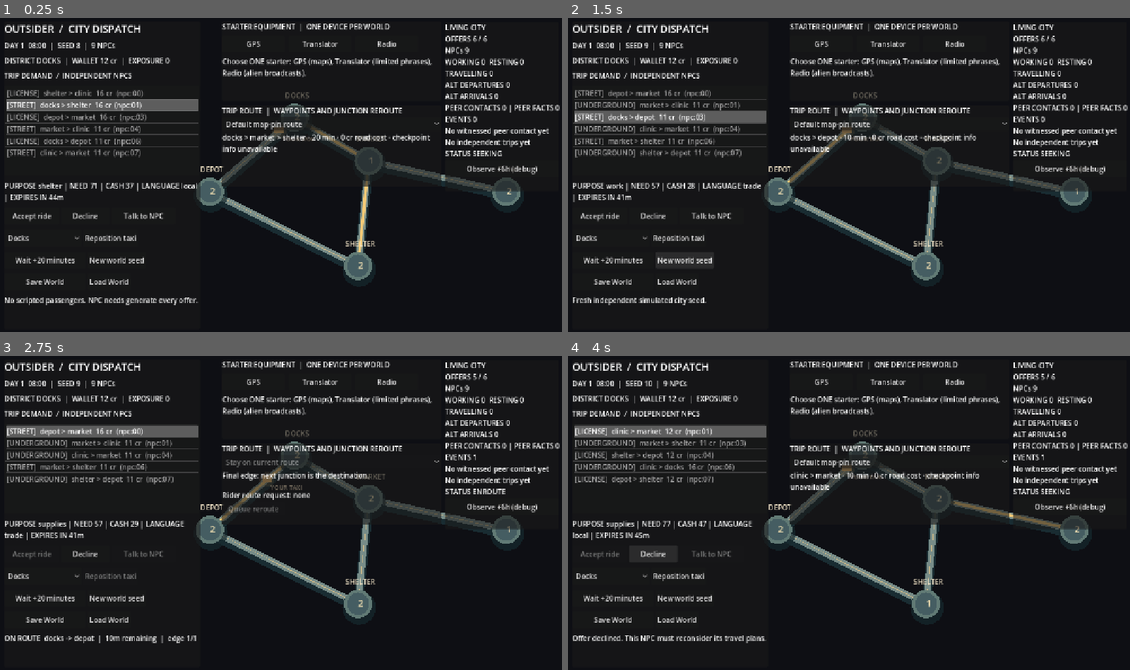
Above: before the commit, frames 1-4 (two rows, left to right).
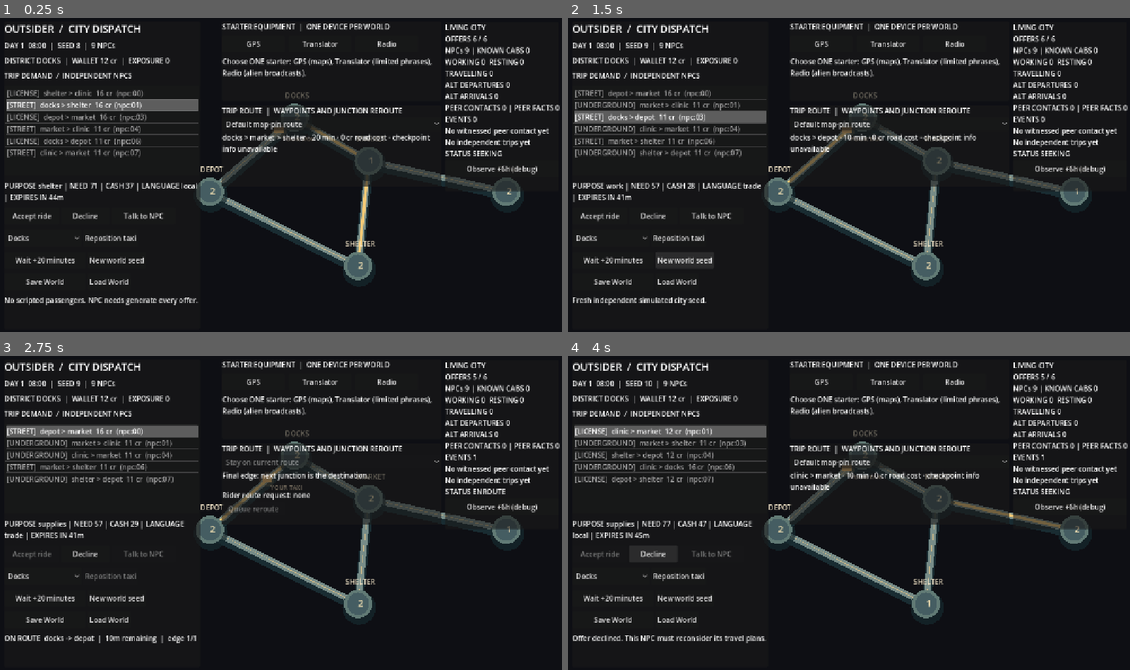
Above: after the commit, the same moments.

Repository: MohamedXIV/outsider-driver-2d
Game: Godot game, scene res://scenes/sandbox.tscn
Two runs of this game, one before a commit and one after it. Both use one fixed random seed, a clock stepped at 60 frames per second and the inputs below.
Inputs:
- Up to frame 1 (0.25 s): no input
- Up to frame 2 (1.5 s): click "Accept ride" at 0.5 s; click "New world seed" at 1.25 s
- Up to frame 3 (2.75 s): click "Accept ride" at 2 s
- Up to frame 4 (4 s): click "New world seed" at 2.75 s; click "Decline" at 3.5 s

The runs differ from the first frame. In frame 1, 0.2% of the frame differs, in the area x 84-95%, y 9-13%; in frame 2, 0.2%; in frame 3, 0.2%; in frame 4, 0.2%.

Commit message:
S3 P2: display recognized driver as a visible, source-backed returning encounter

Diff:
--- a/scripts/sandbox/sandbox_main.gd
+++ b/scripts/sandbox/sandbox_main.gd
@@ -309,6 +309,8 @@
 			chosen["purpose"], npc["need"], npc["cash"], npc["language"],
 			maxi(0, int(chosen["expires_at"]) - _world.minute)
 		]
+	if not npc.is_empty() and SandboxDriverMemory.recognizes(npc):
+		_details.text += " | RETURNING CAB"
 	_notice.text = _notice_text
 	_render_route_picker(chosen)
 	_gear_panel.visible = true
@@ -364,6 +366,17 @@
 				peer_event["detail"]["district"]
 			]
 			break
+	var known_drivers: int = 0
+	for resident in _world.residents:
+		if SandboxDriverMemory.recognizes(resident):
+			known_drivers += 1
+	var returning_index: int = -1
+	for i in range(available.size()):
+		var offer: Dictionary = available[i]
+		if offer["origin"] == _world.player_district and offer["channel"] != "official" \
+				and SandboxDriverMemory.recognizes(_world.resident(str(offer["npc_id"]))):
+			returning_index = i
+			break
 	var working: int = _count_activity("working")
 	var resting: int = _count_activity("resting")
 	var moving: int = _count_activity("travelling")
@@ -373,8 +386,8 @@
 		if str(event["kind"]).begins_with("npc_alternative_"):
 			recent = "%s %s" % [str(event["subject"]), str(event["kind"]).trim_prefix("npc_alternative_")]
 			break
-	_world_info.text = "LIVING CITY\nOFFERS %d / %d\nNPCs %d\nWORKING %d  RESTING %d\nTRAVELLING %d\nALT DEPARTURES %d\nALT ARRIVALS %d\nPEER CONTACTS %d | PEER FACTS %d\nEVENTS %d\n%s\n%s\nSTATUS %s" % [
-		available.size(), _world.offers.size(), _world.residents.size(),
+	_world_info.text = "LIVING CITY\nOFFERS %d / %d\nNPCs %d | KNOWN CABS %d\nWORKING %d  RESTING %d\nTRAVELLING %d\nALT DEPARTURES %d\nALT ARRIVALS %d\nPEER CONTACTS %d | PEER FACTS %d\nEVENTS %d\n%s\n%s\nSTATUS %s" % [
+		available.size(), _world.offers.size(), _world.residents.size(), known_drivers,
 		working, resting, moving, departed, arrived, peer_count, peer_facts,
 		_world.events.size(), recent_contact, recent, phase.to_upper()
 	]
@@ -385,7 +398,7 @@
 			_world.route_segment + 1, _world.route_nodes.size() - 1
 		]
 	if OS.has_feature("web"):
-		var web_state: String = "Object.assign(document.documentEl …(916 unchanged characters)… sandboxPeerFacts:'%d',sandboxPeerLast:%s})" % [
+		var web_state: String = "Object.assign(document.documentEl …(916 unchanged characters)… sandboxPeerFacts:'%d',sandboxPeerLast:%s,sandboxKnownCabs:'%d',sandboxReturningIndex:'%d',sandboxSelectedRecognizes:'%s',sandboxSelectedMemories:'%d',sandboxDialogueRecognizes:'%s'})" % [
 			_world.seed, available.size(), _world.residents.size(), _world.events.size(),
 			_world.credits, _world.risk, phase, _world.player_district,
 			_selected_id, str(not _accept.disabled).to_lower(), _settled_count(),
@@ -403,7 +416,11 @@
 			str(_world.rider_route_request.get("via", "")),
 			int(_world.resident(str(_world.offer_by_id(_world.active_offer_id).get("npc_id", ""))).get("trust", 0)),
 			str(not _apply_route.disabled).to_lower(), JSON.stringify(_rider_info.text),
-			peer_count, peer_facts, JSON.stringify(recent_contact)
+			peer_count, peer_facts, JSON.stringify(recent_contact),
+			known_drivers, returning_index,
+			str(not npc.is_empty() and SandboxDriverMemory.recognizes(npc)).to_lower(),
+			npc.get("driver_memories", []).size(),
+			str(_conversation.recognizes_driver()).to_lower() if _conversation != null else "false"
 		]
 		JavaScriptBridge.eval(web_state, true)
 
